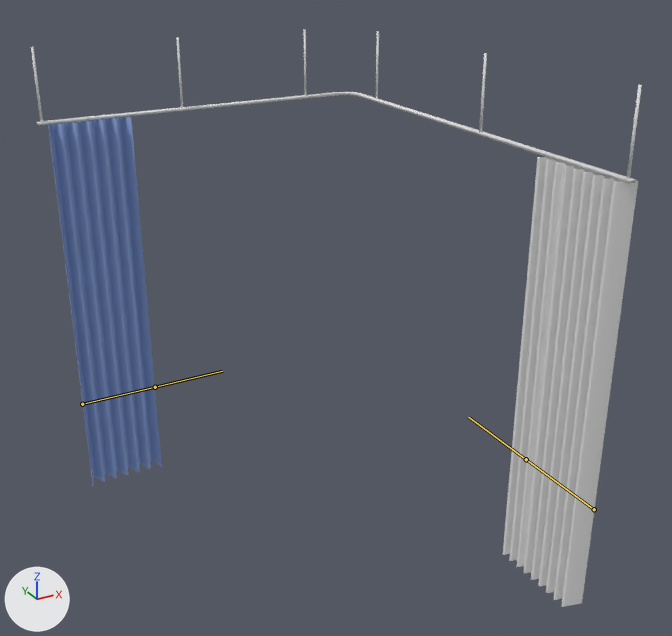
Renders of the FBX model care-up/Assets/_Models/CurtainTracks.fbx from each side of a commit.
Both versions are drawn from a camera (50 mm lens) standing at (-2.99, -5.08, 6.08) and looking at (0.02, 0.39, 3.34). Lighting does not change. The marker at lower left points along +X, +Y and +Z. Both versions are drawn at frame 1 of the action 'Curtain2.001|c_0003_closed_idle'; the numbers are the values there. The bones that bend it are drawn over the model as lines.

Objects in the first picture: 'Curtain1', 'Curtain2', 'Ramp', 'supports'.
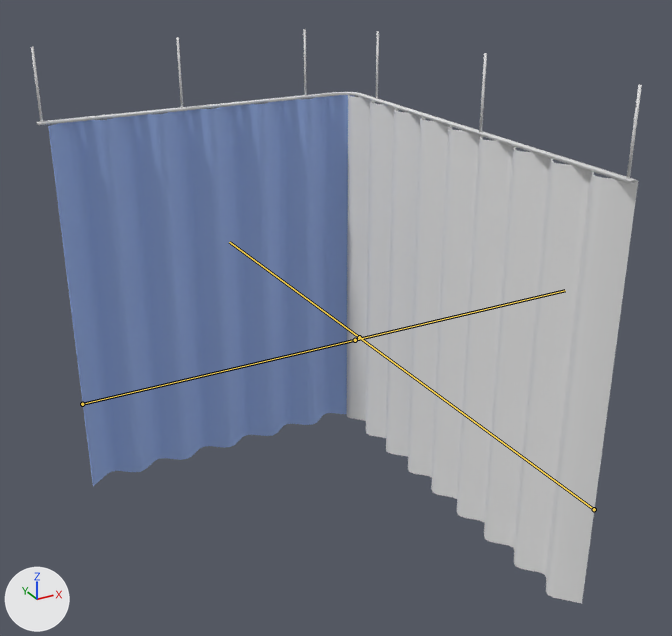
Where the change shows, as pixel boxes (x1, y1, x2, y2) in the pictures (672 x 636 px):
```json
{"object": "Curtain2", "change": "posed", "before": [503, 157, 638, 607], "after": [347, 95, 638, 603], "on screen": "115% wider, 13% taller"}
{"object": "Curtain1", "change": "posed", "before": [48, 117, 162, 483], "after": [48, 95, 355, 486], "on screen": "168% wider, 7% taller"}
{"bone": "Bone", "before": "(594, 509) to (526, 459)", "after": "(594, 509) to (359, 337)"}
{"bone": "Bone.001", "before": "(82, 404) to (155, 387)", "after": "(82, 404) to (355, 340)"}
```

Edits to the scene script, one JSON object a line:
```json
{"block": "bone_bone", "where": "bone_bone = bpy.data.objects['Curtain2.001'].pose.bones['Bone']"}
{"op": "set", "path": "bone_bone.scale", "old": "(1.0, 0.2, 1.0)", "new": "(1.0, 0.87, 1.0)"}
{"block": "bone_bone_001", "where": "bone_bone_001 = bpy.data.objects['Curtain2.001'].pose.bones['Bone.001']"}
{"op": "set", "path": "bone_bone_001.scale", "old": "(1.0, 0.23, 1.0)", "new": "(1.0, 0.95, 1.0)"}
```
